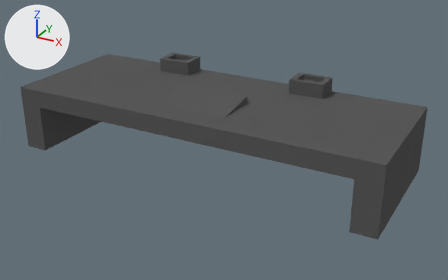
One commit to the Blender file 00_filestructure/01_Models/lk-Altar.blend: the scene before it, then after it.
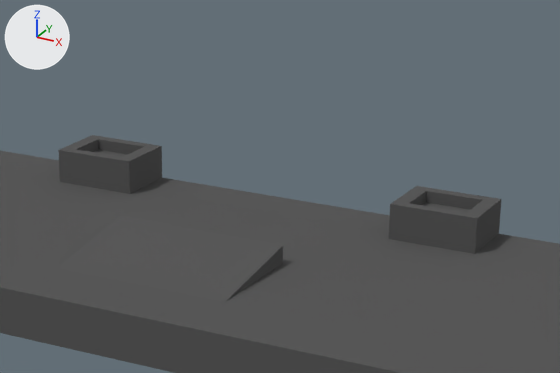
Each version appears first whole from a 50 mm lens placed at (6.04, -10.59, 5.76), pointed at (0.27, -0.12, 0.52), and next in a close-up on the part from 31% to 79% of the width and 0% to 52% of the height. The lights are fixed; the arrows at upper left show +X, +Y and +Z.

In view in the first close-up: 'lk-altar'.
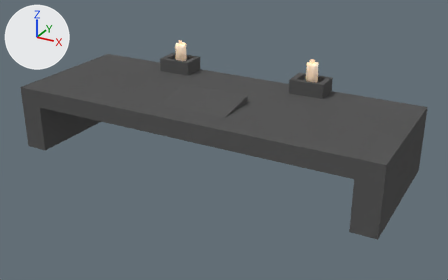
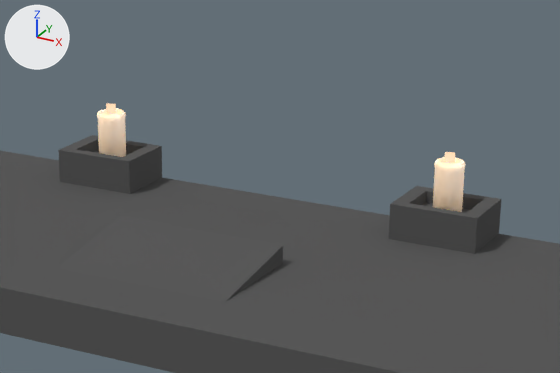
The change, as a list of edits to the scene's bpy script:
```text
Add mat_kn_flamme:
    mat_kn_flamme = bpy.data.materials.new('kn-flamme')
    # nodes: BsdfDiffuse, BsdfTransparent, Emission, MixShader, OutputMaterial
    # colours: beige #ffcc98
Add mat_kn_wachs:
    mat_kn_wachs = bpy.data.materials.new('kn-wachs')
    # nodes: AddShader, BsdfDiffuse, OutputMaterial, SubsurfaceScattering
    # colours: beige #ffc981, white #ffffff
Add me_plane_001:
    me_plane_001.from_pydata(...)  # 56 vertices, 42 faces; spans x -1.0..1.0, y -1.0..1.0, z 0.0
    me_plane_001.materials.append(mat_kn_flamme)  # its picture is missing
Add me_cylinder_001:
    me_cylinder_001.from_pydata(...)  # 160 vertices, 130 faces; spans x -0.103..0.065, y -0.033..0.033, z -0.075..0.053
    me_cylinder_001.polygons.foreach_set('use_smooth', [True] * 130)
Add me_cylinder:
    me_cylinder.from_pydata(...)  # 288 vertices, 258 faces; spans x -1.06..1.06, y -1.06..1.06, z -1.0..1.0
    me_cylinder.polygons.foreach_set('use_smooth', [True] * 258)
    me_cylinder.materials.append(mat_kn_wachs)
Add col_cr_kerze:
    col_cr_kerze = bpy.data.collections.new('cr-kerze')
    col_cr_kerze.objects.link(ob_kn_flamme)
    col_cr_kerze.objects.link(ob_docht)
    col_cr_kerze.objects.link(ob_kirchenkerze)
Add ob_cr_kerze:
    ob_cr_kerze = bpy.data.objects.new('cr-kerze', None)
    ob_cr_kerze.location = (1.636, 1.23, 1.691)
    ob_cr_kerze.scale = (0.239, 0.239, 0.239)
    ob_cr_kerze.show_instancer_for_render = False
    ob_cr_kerze.instance_type = 'COLLECTION'
    ob_cr_kerze.instance_collection = col_cr_kerze
Add ob_kn_flamme:
    ob_kn_flamme = bpy.data.objects.new('kn-flamme', me_plane_001)
    ob_kn_flamme.location = (-0.0312, 0.0345, 1.586)
    ob_kn_flamme.rotation_euler = (1.571, 0.0, 0.28)  # degrees (90, 0, 16)
    ob_kn_flamme.scale = (0.184, 0.184, 0.184)
    _m = ob_kn_flamme.modifiers.new('Smooth', 'SMOOTH')
Add ob_docht:
    ob_docht = bpy.data.objects.new('Docht', me_cylinder_001)
    ob_docht.location = (-0.0162, 0.0, 1.381)
    ob_docht.scale = (0.5, 0.5, 1.31)
Add ob_kirchenkerze:
    ob_kirchenkerze = bpy.data.objects.new('Kirchenkerze', me_cylinder)
    ob_kirchenkerze.location = (0.0, 0.0, 0.509)
    ob_kirchenkerze.scale = (0.5, 0.5, 1.0)
Add ob_cr_kerze_001:
    ob_cr_kerze_001 = bpy.data.objects.new('cr-kerze.001', None)
    ob_cr_kerze_001.location = (-1.612, 1.234, 1.67)
    ob_cr_kerze_001.scale = (0.246, 0.246, 0.246)
    ob_cr_kerze_001.show_instancer_for_render = False
    ob_cr_kerze_001.instance_type = 'COLLECTION'
    ob_cr_kerze_001.instance_collection = col_cr_kerze
```

Pixel boxes (x1, y1, x2, y2) of what changed, in the close-ups (560 x 373 px):
'cr-kerze', added: after (433, 152, 466, 212)
'cr-kerze.001', added: after (97, 103, 126, 157)
